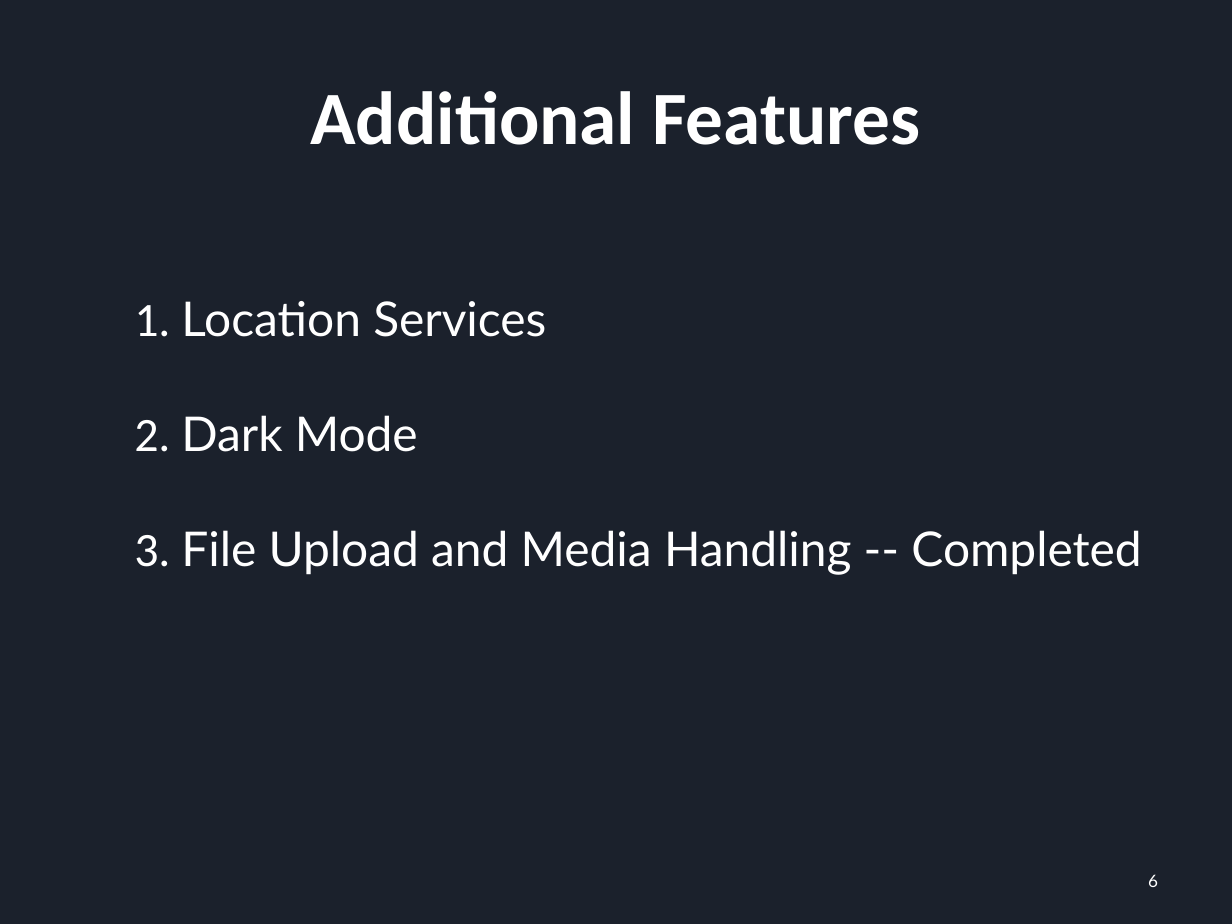
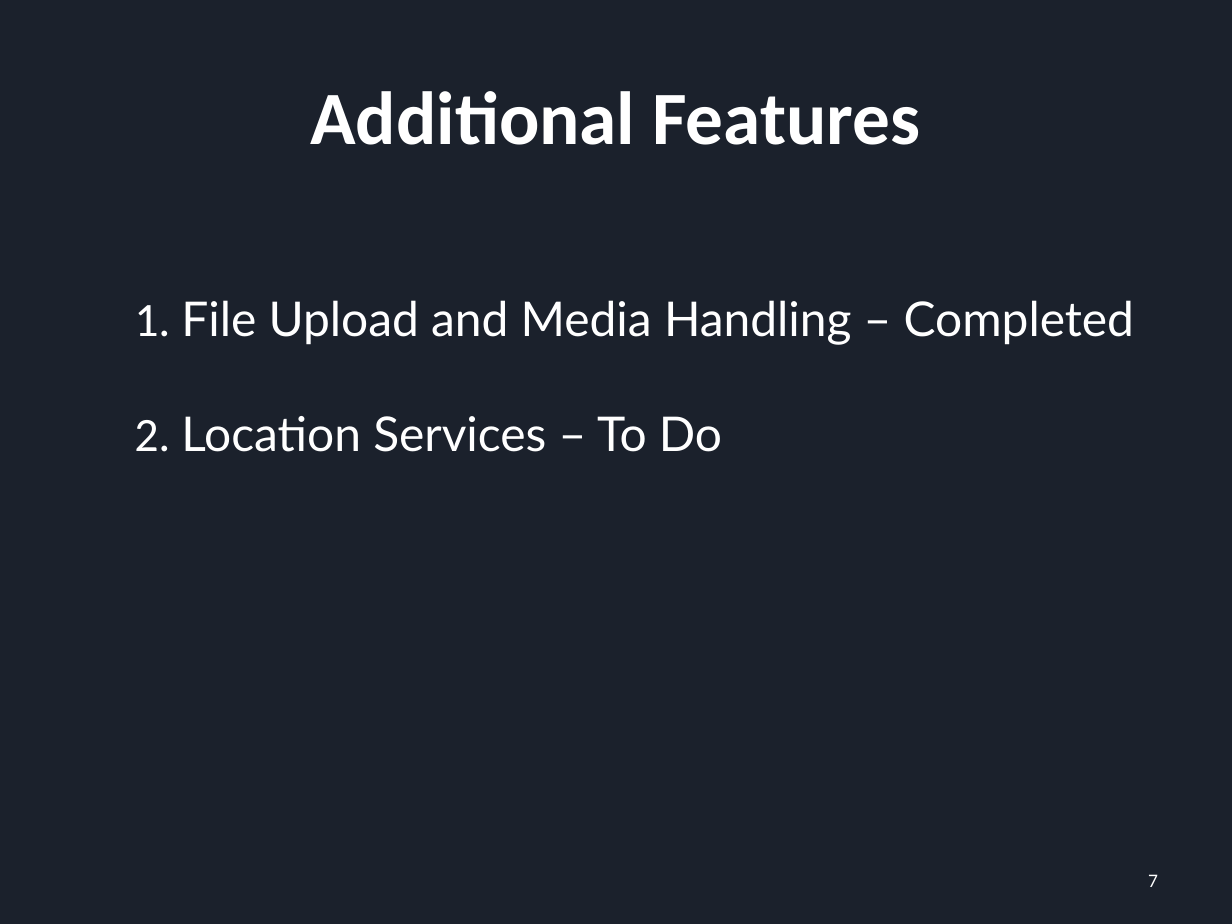
Before and after one commit to YuchenCao1/Jialong-Yuchen-Zihan-Team-BU-Event-Planer, a slide deck: slide 7 of Sprint_2_PRE .pptx (slide 6 before the commit). Drawn at 1232x924 pixels with LibreOffice and Linux fonts; fonts in the diff are those of the drawing. Boxes give left, top, right and bottom in pixels: in the first picture for what was removed or moved away, otherwise in the second. Text is boxed around its words. In the diff, an @@ line names an element or a change of style, - is before the commit and + after.

```diff
--- a/Sprint_2_PRE .pptx
+++ b/Sprint_2_PRE .pptx
@@ text at (x1=134, y1=300, x2=1134, y2=452): text changed @@
-1. Location Services
-2. Dark Mode
-3. File Upload and Media Handling -- Completed
+1. File Upload and Media Handling – Completed
+2. Location Services – To Do
@@ page number at (x1=1148, y1=874, x2=1158, y2=887): text changed @@
-6
+7
```
Also in this commit, not shown: 3 other slides changed.
